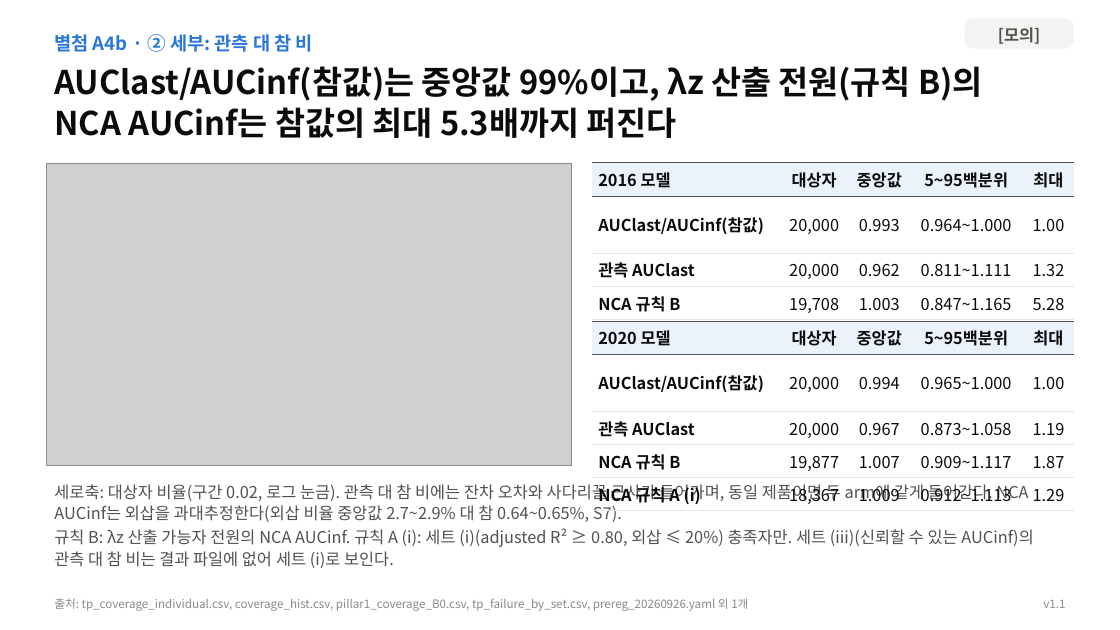
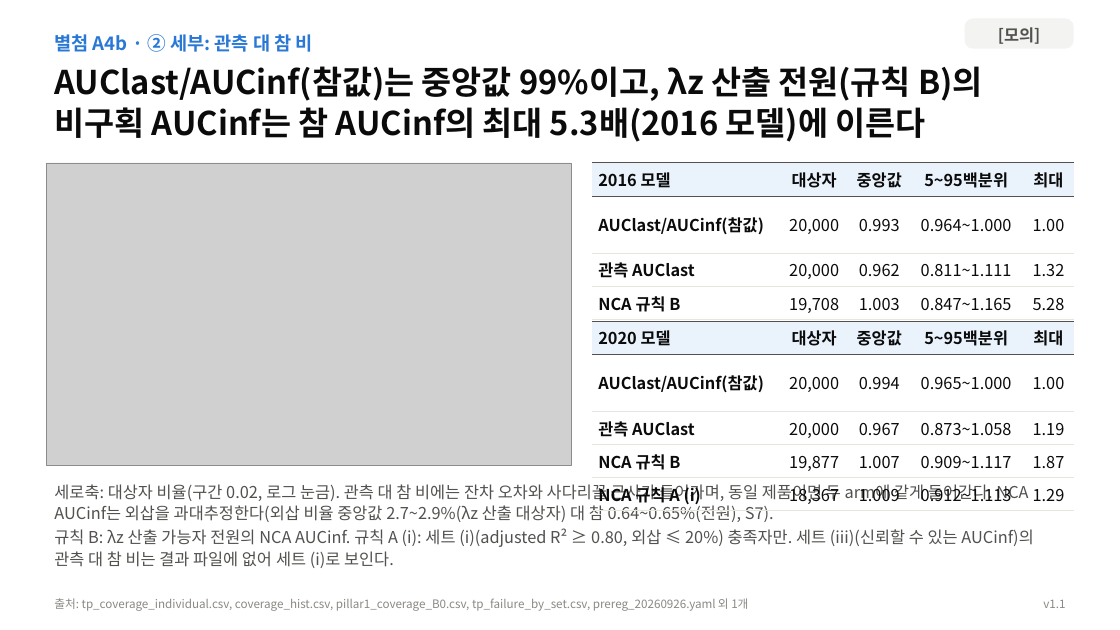
Before and after one commit to DHKQSP/dupilumab-sim, a slide deck: slide 16 of reports/deck/dupilumab_AUCinf_core_deck_v1.1.pptx. Drawn at 1120x630 pixels with LibreOffice and Linux fonts; fonts in the diff are those of the drawing; grey boxes stand for pictures. Boxes give left, top, right and bottom in pixels: in the first picture for what was removed or moved away, otherwise in the second. Text is boxed around its words. In the diff, an @@ line names an element or a change of style, - is before the commit and + after.

```diff
--- a/reports/deck/dupilumab_AUCinf_core_deck_v1.1.pptx
+++ b/reports/deck/dupilumab_AUCinf_core_deck_v1.1.pptx
@@ text at (54, 107, 926, 142): text changed @@
-NCA AUCinf는 참값의 최대 5.3배까지 퍼진다
+비구획 AUCinf는 참 AUCinf의 최대 5.3배(2016 모델)에 이른다
@@ text at (54, 484, 993, 522): text changed @@
-세로축: 대상자 비율(구간 0.02, 로그 눈금). 관측 대 참 비에는 잔차 오차와 사다리꼴 근사가 들어가며, 동일 제품이면 두 arm에 같게 들어간다. NCA AUCinf는 외삽을 과대추정한다(외삽 비율 중앙값 2.7~2.9% 대 참 0.64~0.65%, S7).
+세로축: 대상자 비율(구간 0.02, 로그 눈금). 관측 대 참 비에는 잔차 오차와 사다리꼴 근사가 들어가며, 동일 제품이면 두 arm에 같게 들어간다. NCA AUCinf는 외삽을 과대추정한다(외삽 비율 중앙값 2.7~2.9%(λz 산출 대상자) 대 참 0.64~0.65%(전원), S7).
```
Also in this commit, not shown: 12 other slides changed, 8 other files.
